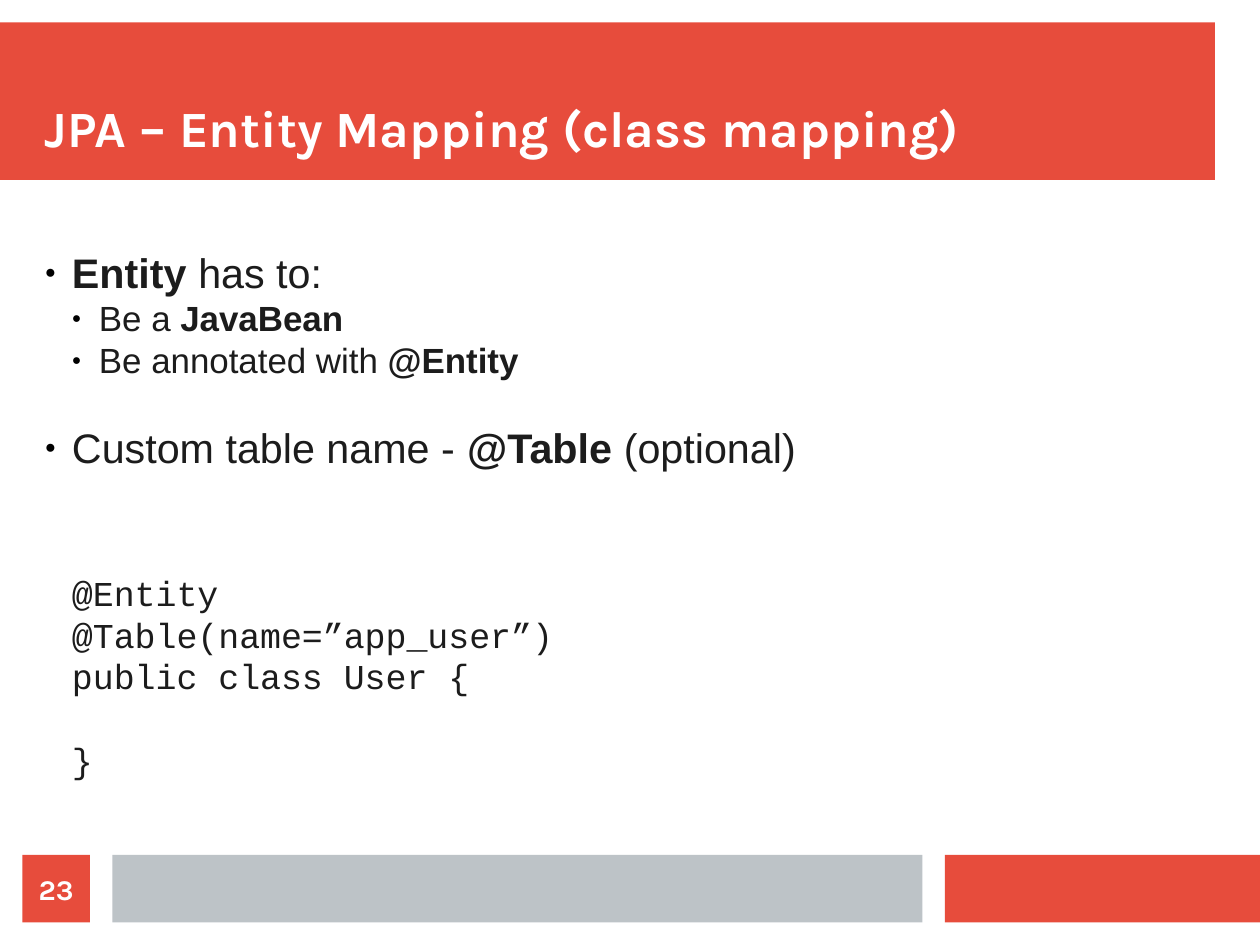
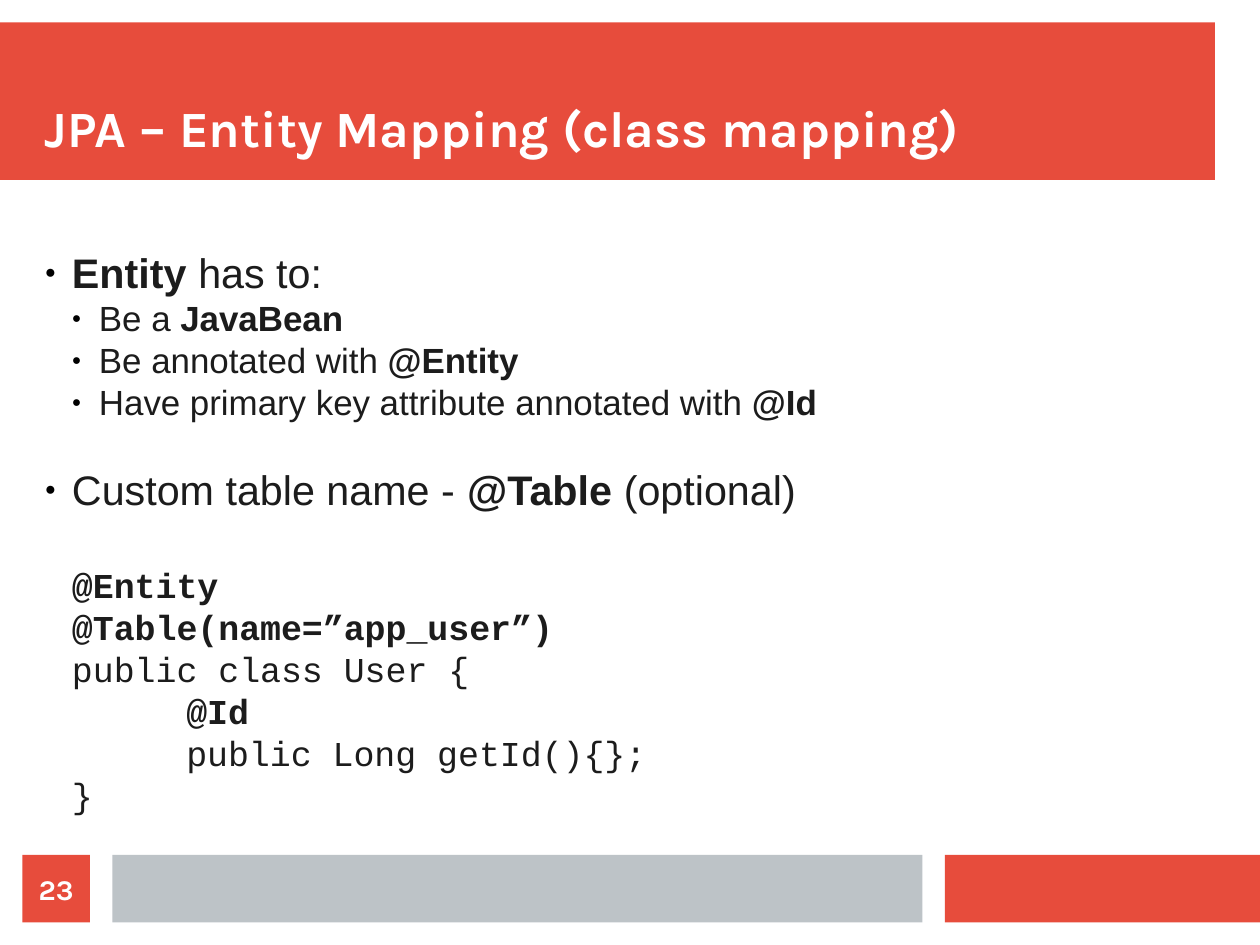
Before and after one commit to maxotta/pia-labs, a slide deck: slide 23 of lectures/persistence.odp. Drawn at 1260x945 pixels with LibreOffice and Linux fonts; fonts in the diff are those of the drawing. Boxes give left, top, right and bottom in pixels: in the first picture for what was removed or moved away, otherwise in the second. Text is boxed around its words. In the diff, an @@ line names an element or a change of style, - is before the commit and + after.

Commit message:
[lec-orm] WIP ORM lecture

```diff
--- a/lectures/persistence.odp
+++ b/lectures/persistence.odp
@@ subtitle at box(99, 389, 817, 422): paragraph added @@
+  ● Have primary key attribute annotated with @Id
@@ subtitle at box(72, 573, 553, 648): bold on in "@Entity", "@Table(name=”app_user”)" @@
@@ subtitle at box(186, 699, 646, 774): paragraphs added @@
+@Id
+public Long getId(){};
```
Also in this commit, not shown: 9 other slides changed, 18 slides added.
